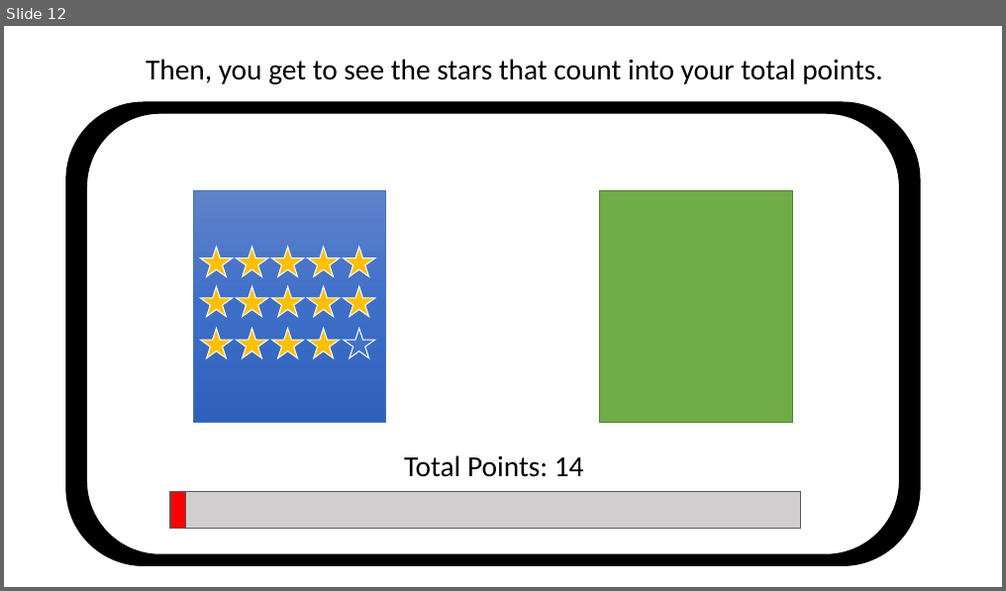
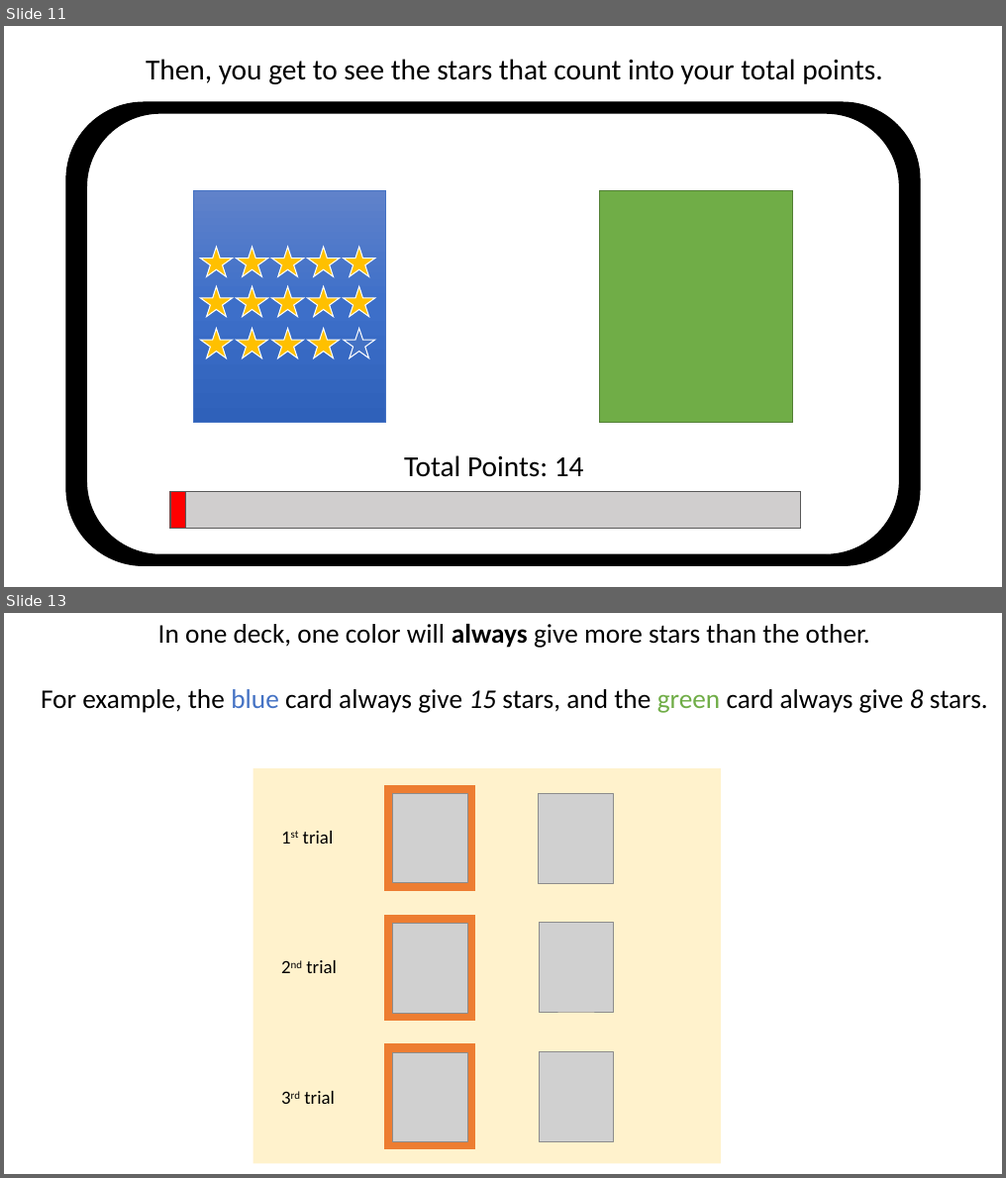
Before and after one commit to LillianXu2019/LUX-RL, a slide deck: images/task_instructions_lux.pptx. Shown one above the other, each under a label of ours: slide 12 before the commit, slides 11 and 13 after it; the slides between them are not shown. The pictures are 1006x591 and 1006x1178 pixels, drawn with LibreOffice and Linux fonts; fonts in the diff are those of the drawing; grey boxes stand for pictures. Boxes give left, top, right and bottom in pixels: in the first picture for what was removed or moved away, otherwise in the second. Text is boxed around its words. In the diff, an @@ line names an element or a change of style, - is before the commit and + after.

```diff
--- a/images/task_instructions_lux.pptx
+++ b/images/task_instructions_lux.pptx
@@ slide 13 added at [4,613,1002,1174], background #FFFFFF @@
@@ text added at [41,624,988,713], 26 pt, text #000000 @@
+In one deck, one color will always give more stars than the other.
+For example, the blue card always give 15 stars, and the green card always give 8 stars.
@@ rectangle added at [253,768,721,1164], fill #FFF2CC @@
@@ rectangle added at [384,785,474,890], fill #ED7D31, outline #ED7D31 0.5 pt @@
@@ text added at [303,831,334,844], 18 pt, text #000000 @@
+1st trial
@@ rectangle added at [384,916,474,1020], fill #ED7D31, outline #ED7D31 0.5 pt @@
@@ group added at [392,793,614,1143]: 6 pictures @@
@@ text added at [306,960,337,973], 18 pt, text #000000 @@
+2nd trial
@@ rectangle added at [384,1045,474,1149], fill #ED7D31, outline #ED7D31 0.5 pt @@
@@ text added at [304,1091,335,1104], 18 pt, text #000000 @@
+3rd trial
@@ what was slide 12 is now slide 11 @@
```
Also in this commit, not shown: 8 slides changed, 6 other slides added, 2 slides removed, 19 other files.
